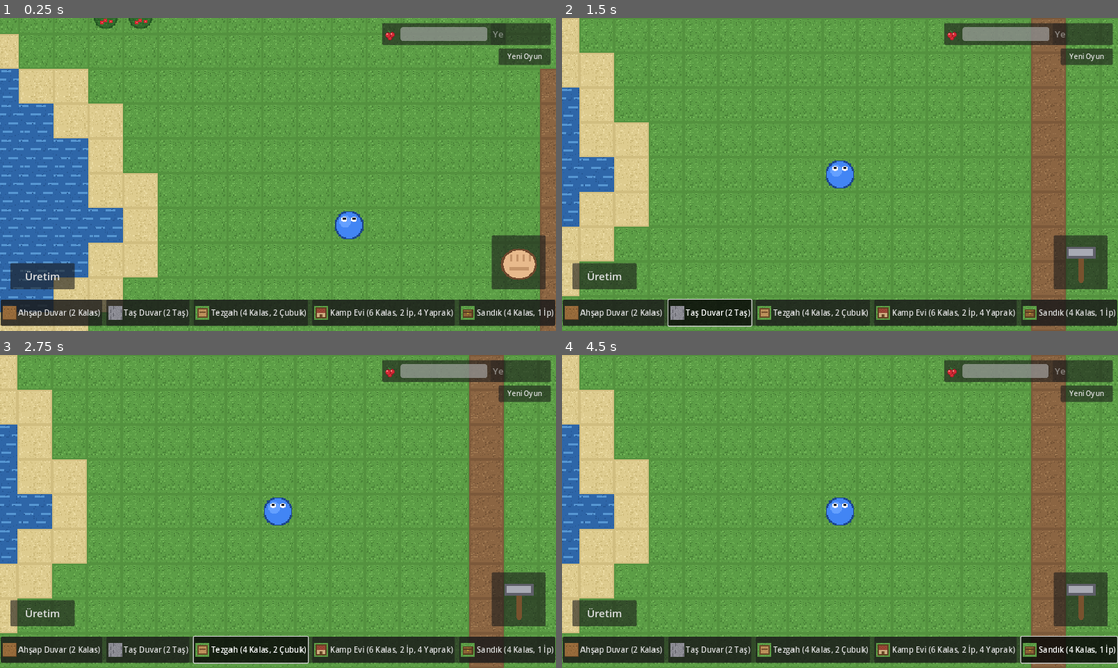
Above: before the commit, frames 1-4 (two rows, left to right).
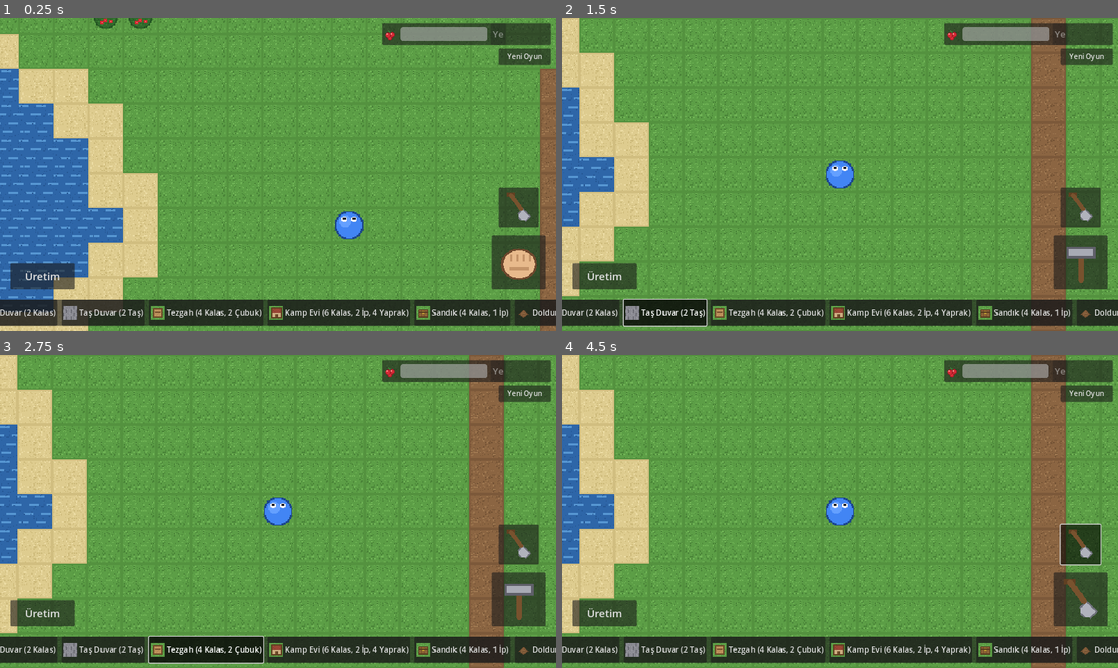
Above: after the commit, the same moments.

Repository: ozcinarece/Rable
Game: Godot game, scene res://scenes/World.tscn
Same seed, same stepped clock (60 frames per second), same inputs: the game is played once before the commit and once after it.
Inputs (mouse positions are in pixels of both pictures, inside the frame that each line leads up to):
- Up to frame 1 (0.25 s): no input
- Up to frame 2 (1.5 s): click "Ahşap Duvar (2 Kalas)" at 0.5 s; click "Taş Duvar (2 Taş)" at 1.25 s
- Up to frame 3 (2.75 s): click "Tezgah (4 Kalas, 2 Çubuk)" at 2 s
- Up to frame 4 (4.5 s): click "Kamp Evi (6 Kalas, 2 İp, 4 Ya…" at 2.75 s; click "Sandık (4 Kalas, 1 İp)" at 3.5 s; click (1079, 545) at 4.27 s

The runs differ from the first frame. In frame 1, 3.4% of the frame differs, in the area x 0-100%, y 54-99%; in frame 2, 3.5%; in frame 3, 3.5%; in frame 4, 4.0%, in the area x 0-100%, y 53-99%.

Commit message:
M4h: kazma sistemi - kurek, cukur/hendek, su kanali, doldurma
- Yeni alet: Kurek (2 cubuk + 1 ip + 1 kalas) [tezgah] - kazmak icin sart
- Kazma modu: sag ustte kurek toggle butonu; acikken dokunma ve
  aksiyon butonu kazar (insa moduyla karsilikli dislayici)
- Cim/toprak kazilinca +1 toprak, kum kazilinca +1 kum
- Kazilan hucre cukur olur: engel (hendek savunmasi icin)
- SU KANALI: cukur suya komsuysa suyla dolar ve su, bagli tum
  cukurlara BFS ile yayilir - kuru kanali gole baglayinca tamami
  su olur (su sisteminin temeli)
- Insa cubuguna "Doldur" tarifi: 1 toprak ile cukur kapatilir
  (place_on alani: sadece cukur uzerine uygulanabilen tarif turu)
- Kureksiz kazma denemesinde yonlendirici uyari gosterilir

Diff:
--- a/scenes/HUD.tscn
+++ b/scenes/HUD.tscn
@@ -119,6 +119,20 @@
 grow_vertical = 0
 expand_icon = true
 
+[node name="DigButton" type="Button" parent="."]
+anchor_left = 1.0
+anchor_top = 1.0
+anchor_right = 1.0
+anchor_bottom = 1.0
+offset_left = -132.0
+offset_top = -330.0
+offset_right = -40.0
+offset_bottom = -238.0
+grow_horizontal = 0
+grow_vertical = 0
+toggle_mode = true
+expand_icon = true
+
 [node name="CraftButton" type="Button" parent="."]
 anchor_left = 0.0
 anchor_top = 1.0
--- a/scripts/hud.gd
+++ b/scripts/hud.gd
@@ -18,12 +18,16 @@
 ## Panel Kapat butonuyla kapatildi (World acik sandik kaydini temizler)
 signal chest_closed
 
+## Kazma modu acildi/kapandi (kurek butonu)
+signal dig_toggled(enabled: bool)
+
 const Items = preload("res://scripts/items.gd")
 const Recipes = preload("res://scripts/recipes.gd")
 
 const ICON_FIST := preload("res://assets/ui/fist.png")
 const ICON_GATHER := preload("res://assets/ui/axe.png")
 const ICON_BUILD := preload("res://assets/ui/hammer.png")
+const ICON_DIG := preload("res://assets/ui/shovel.png")
 
 @onready var inventory_box: HBoxContainer = $Panel/HBox
 @onready var build_box: HBoxContainer = $BuildBar/HBox
@@ -38,6 +42,7 @@
 @onready var chest_rows: VBoxContainer = $ChestPanel/VBox/Scroll/Rows
 @onready var chest_close_button: Button = $ChestPanel/VBox/TitleRow/CloseButton
 @onready var chest_dismantle_button: Button = $ChestPanel/VBox/DismantleButton
+@onready var dig_button: Button = $DigButton
 
 var _action_state: String = "idle"
 var _craft_buttons: Dictionary = {}  # recipe_id -> Uret butonu
@@ -58,6 +63,8 @@
 		chest_closed.emit())
 	chest_dismantle_button.pressed.connect(func(): chest_dismantle_requested.emit())
 	chest_panel.visible = false
+	dig_button.icon = ICON_DIG
+	dig_button.toggled.connect(_on_dig_toggled)
 	_build_build_bar()
 	_build_craft_panel()
 	_refresh()
@@ -128,14 +135,28 @@
 
 func _on_build_button_toggled(pressed: bool, recipe_id: String, button: Button) -> void:
 	if pressed:
-		# Ayni anda tek tarif secili olabilir: digerlerini sessizce kapat
+		# Ayni anda tek mod aktif olabilir: diger insa butonlarini ve
+		# kazma modunu sessizce kapat
 		for other_id in _build_buttons:
 			var other: Button = _build_buttons[other_id]
 			if other != button and other.button_pressed:
 				other.set_pressed_no_signal(false)
+		if dig_button.button_pressed:
+			dig_button.set_pressed_no_signal(false)
+			dig_toggled.emit(false)
 		build_toggled.emit(recipe_id)
 	else:
 		build_toggled.emit("")
+
+# Kazma modu acilinca insa secimini kapat (tek mod aktif olabilir)
+func _on_dig_toggled(pressed: bool) -> void:
+	if pressed:
+		for other_id in _build_buttons:
+			var other: Button = _build_buttons[other_id]
+			if other.button_pressed:
+				other.set_pressed_no_signal(false)
+		build_toggled.emit("")
+	dig_toggled.emit(pressed)
 
 # --- Uretim paneli ------------------------------------------------------
 
@@ -272,5 +293,7 @@
 			action_button.icon = ICON_GATHER
 		"build":
 			action_button.icon = ICON_BUILD
+		"dig":
+			action_button.icon = ICON_DIG
 		_:
 			action_button.icon = ICON_FIST
--- a/scripts/items.gd
+++ b/scripts/items.gd
@@ -15,6 +15,9 @@
 	"balta": {"name": "Balta", "icon": "res://assets/items/balta.png"},
 	"kazma": {"name": "Kazma", "icon": "res://assets/items/kazma.png"},
 	"meyve": {"name": "Meyve", "icon": "res://assets/items/meyve.png"},
+	"kurek": {"name": "Kürek", "icon": "res://assets/items/kurek.png"},
+	"toprak": {"name": "Toprak", "icon": "res://assets/items/toprak.png"},
+	"kum": {"name": "Kum", "icon": "res://assets/items/kum.png"},
 }
 
 static func display_name(item_id: String) -> String:
--- a/scripts/recipes.gd
+++ b/scripts/recipes.gd
@@ -24,6 +24,9 @@
 			"tile": "E", "cost": {"kalas": 6, "ip": 2, "yaprak": 4}},
 	"sandik": {"name": "Sandık", "icon": "res://assets/tiles/sandik.png",
 			"tile": "S", "cost": {"kalas": 4, "ip": 1}},
+	# Cukur doldurma: sadece cukur ("o") uzerine uygulanabilir
+	"doldur": {"name": "Doldur", "icon": "res://assets/items/toprak.png",
+			"tile": "d", "cost": {"toprak": 1}, "place_on": "o"},
 }
 
 const CRAFT_RECIPES: Dictionary = {
@@ -32,4 +35,5 @@
 	"ip": {"output": {"ip": 1}, "cost": {"yaprak": 3}, "station": ""},
 	"balta": {"output": {"balta": 1}, "cost": {"cubuk": 2, "ip": 1, "tas": 1}, "station": "tezgah"},
 	"kazma": {"output": {"kazma": 1}, "cost": {"cubuk": 2, "ip": 1, "tas": 2}, "station": "tezgah"},
+	"kurek": {"output": {"kurek": 1}, "cost": {"cubuk": 2, "ip": 1, "kalas": 1}, "station": "tezgah"},
 }
--- a/scripts/world.gd
+++ b/scripts/world.gd
@@ -28,10 +28,16 @@
 #   hits:    kac vurusta toplanacagi (yazilmazsa 1; buyuk/sert seyler fazla)
 #   tool:    dogru alet envanterdeyse vurus sayisi dusurulur
 const TILE_DEFS: Dictionary = {
-	".": {"texture": "res://assets/tiles/grass.png", "solid": false},
-	"d": {"texture": "res://assets/tiles/dirt.png", "solid": false},
-	"s": {"texture": "res://assets/tiles/sand.png", "solid": false},
+	# "dig" alani: kurekle kazilabilir; verdigi esya belirtilir
+	".": {"texture": "res://assets/tiles/grass.png", "solid": false,
+			"dig": {"toprak": 1}},
+	"d": {"texture": "res://assets/tiles/dirt.png", "solid": false,
+			"dig": {"toprak": 1}},
+	"s": {"texture": "res://assets/tiles/sand.png", "solid": false,
+			"dig": {"kum": 1}},
 	"~": {"texture": "res://assets/tiles/water.png", "solid": true},
+	# Cukur: kazilmis zemin; engel (hendek!). Suya komsuysa suyla dolar.
+	"o": {"texture": "res://assets/tiles/cukur.png", "solid": true},
 	"#": {"texture": "res://assets/tiles/stone.png", "solid": true,
 			"drops": {"tas": 2}, "becomes": "d", "hits": 4,
 			"tool": {"item": "kazma", "hits": 2}},
@@ -81,6 +87,7 @@
 const NO_CELL := Vector2i(-999, -999)
 var _chests: Dictionary = {}
 var _open_chest: Vector2i = NO_CELL
+var _dig_mode: bool = false  # kazma modu (HUD'daki kurek butonu)
 
 func _ready() -> void:
 	ground_tile_map.tile_set = _build_tile_set()
@@ -92,6 +99,7 @@
 	hud.chest_transfer_requested.connect(_on_chest_transfer)
 	hud.chest_dismantle_requested.connect(_on_chest_dismantle)
 	hud.chest_closed.connect(func(): _open_chest = NO_CELL)
+	hud.dig_toggled.connect(func(enabled: bool): _dig_mode = enabled)
 
 func _process(delta: float) -> void:
 	# Aksiyon butonunun ikonunu duruma gore guncelle
@@ -199,7 +207,9 @@
 	if maxi(diff.x, diff.y) > HARVEST_REACH_TILES:
 		return
 
-	if _selected_recipe_id != "":
+	if _dig_mode:
+		_try_dig(cell)
+	elif _selected_recipe_id != "":
 		_try_place(cell, player_cell)
 	elif _cell_char.get(cell, "") == "S":
 		# Sandiga dokununca depolama paneli acilir
@@ -216,6 +226,10 @@
 	var facing_offset := Vector2i(player.facing.round())
 	if facing_offset == Vector2i.ZERO:
 		facing_offset = Vector2i(0, 1)
+
+	if _dig_mode:
+		_try_dig(player_cell + facing_offset)
+		return
 
 	if _selected_recipe_id != "":
 		_try_place(player_cell + facing_offset, player_cell)
@@ -241,10 +255,15 @@
 		return false  # oyuncu kendini duvarin icine hapsedemesin
 
 	var ch: String = _cell_char.get(cell, "")
-	if ch == "" or TILE_DEFS[ch]["solid"]:
-		return false  # sadece yurunebilir zemine insa edilebilir
-
 	var recipe: Dictionary = Recipes.BUILD_RECIPES[_selected_recipe_id]
+
+	if recipe.has("place_on"):
+		# Ozel hedefli tarif (orn. Doldur sadece cukura uygulanir)
+		if ch != recipe["place_on"]:
+			return false
+	elif ch == "" or TILE_DEFS[ch]["solid"]:
+		return false  # normal tarifler sadece yurunebilir zemine
+
 	var cost: Dictionary = recipe["cost"]
 
 	# Once tum maliyeti karsilayabildigimizden emin ol, sonra harca
@@ -254,7 +273,8 @@
 	for item_id in cost:
 		Inventory.remove_item(item_id, cost[item_id])
 
-	_floor_under[cell] = ch  # sokulurse ayni zemin geri gelsin
+	if not recipe.has("place_on"):
+		_floor_under[cell] = ch  # sokulurse ayni zemin geri gelsin
 	_set_cell_char(cell, recipe["tile"])
 
 	# Kamp evi dikildiyse yeniden dogma noktasi artik burasi
@@ -300,6 +320,52 @@
 		_floor_under.erase(cell)
 	_set_cell_char(cell, new_ch)
 	return true
+
+# --- Kazma -------------------------------------------------------------
+
+# Hedef hucreyi kazmayi dener (kurek gerekir).
+func _try_dig(cell: Vector2i) -> bool:
+	if not _is_editable_cell(cell):
+		return false
+	var ch: String = _cell_char.get(cell, "")
+	if ch == "" or not TILE_DEFS[ch].has("dig"):
+		return false
+	if Inventory.get_count("kurek") <= 0:
+		_spawn_floating_text(cell, "Kürek gerekli! (Tezgahta üret)", Color(1, 0.7, 0.6))
+		return false
+
+	var dig_drops: Dictionary = TILE_DEFS[ch]["dig"]
+	var gained: PackedStringArray = []
+	for item_id in dig_drops:
+		Inventory.add_item(item_id, dig_drops[item_id])
+		gained.append("+%d %s" % [dig_drops[item_id], Items.display_name(item_id)])
+	_spawn_floating_text(cell, " ".join(gained), Color(0.9, 0.8, 0.6))
+
+	_set_cell_char(cell, "o")
+	_maybe_flood(cell)
+	return true
+
+# Yeni kazilan cukur suya komsuysa, su bu cukura ve ona bagli tum
+# cukurlara yayilir (kanal mekanigi: kuru kanali gole baglayinca
+# tamami suyla dolar).
+func _maybe_flood(start_cell: Vector2i) -> void:
+	var touches_water := false
+	for offset in [Vector2i(1, 0), Vector2i(-1, 0), Vector2i(0, 1), Vector2i(0, -1)]:
+		if _cell_char.get(start_cell + offset, "") == "~":
+			touches_water = true
+			break
+	if not touches_water:
+		return
+
+	var queue: Array[Vector2i] = [start_cell]
+	while not queue.is_empty():
+		var cell: Vector2i = queue.pop_front()
+		if _cell_char.get(cell, "") != "o":
+			continue
+		_set_cell_char(cell, "~")
+		for offset in [Vector2i(1, 0), Vector2i(-1, 0), Vector2i(0, 1), Vector2i(0, -1)]:
+			if _cell_char.get(cell + offset, "") == "o":
+				queue.append(cell + offset)
 
 # --- Sandik ------------------------------------------------------------
 
@@ -349,6 +415,8 @@
 
 # Aksiyon butonunun hangi ikonu gosterecegini belirler.
 func _compute_action_state() -> String:
+	if _dig_mode:
+		return "dig"
 	if _selected_recipe_id != "":
 		return "build"
 	var player_cell := _get_player_cell()
Binary file added: assets/items/kum.png
Binary file added: assets/items/kurek.png
Binary file added: assets/items/toprak.png
Binary file added: assets/tiles/cukur.png
Binary file added: assets/ui/shovel.png
Not shown, changed: TASARIM.md
